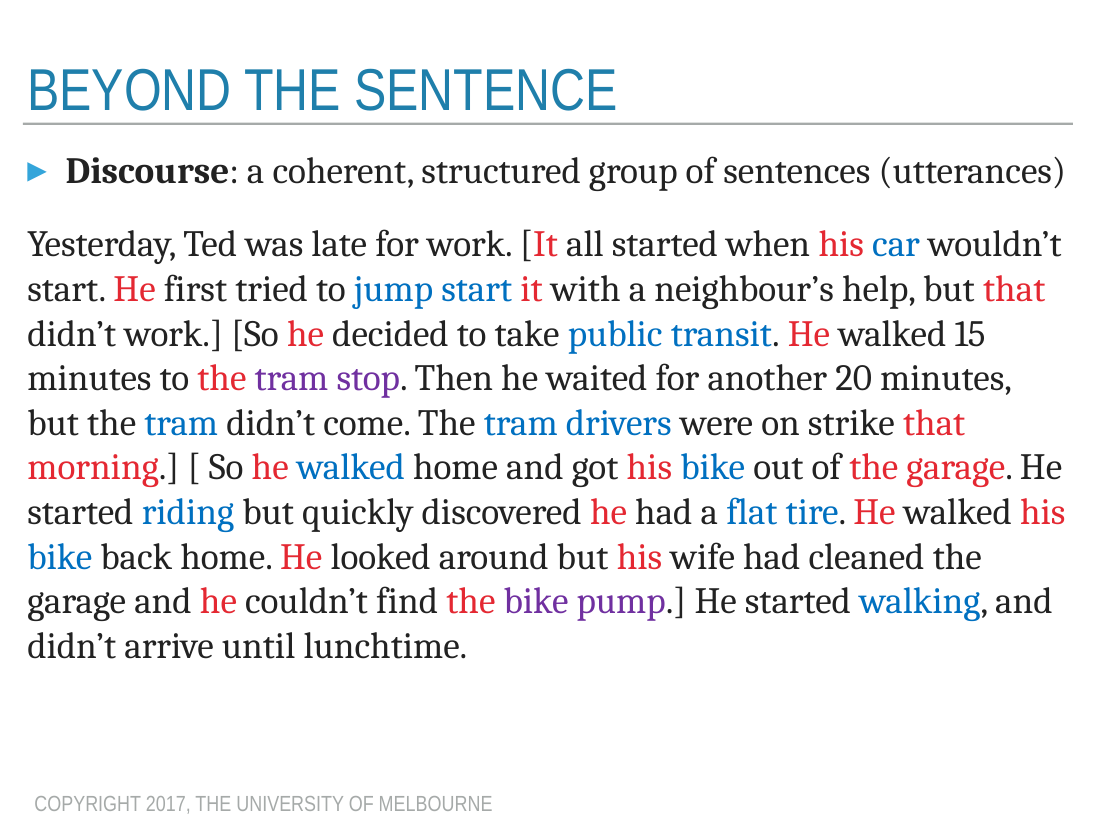
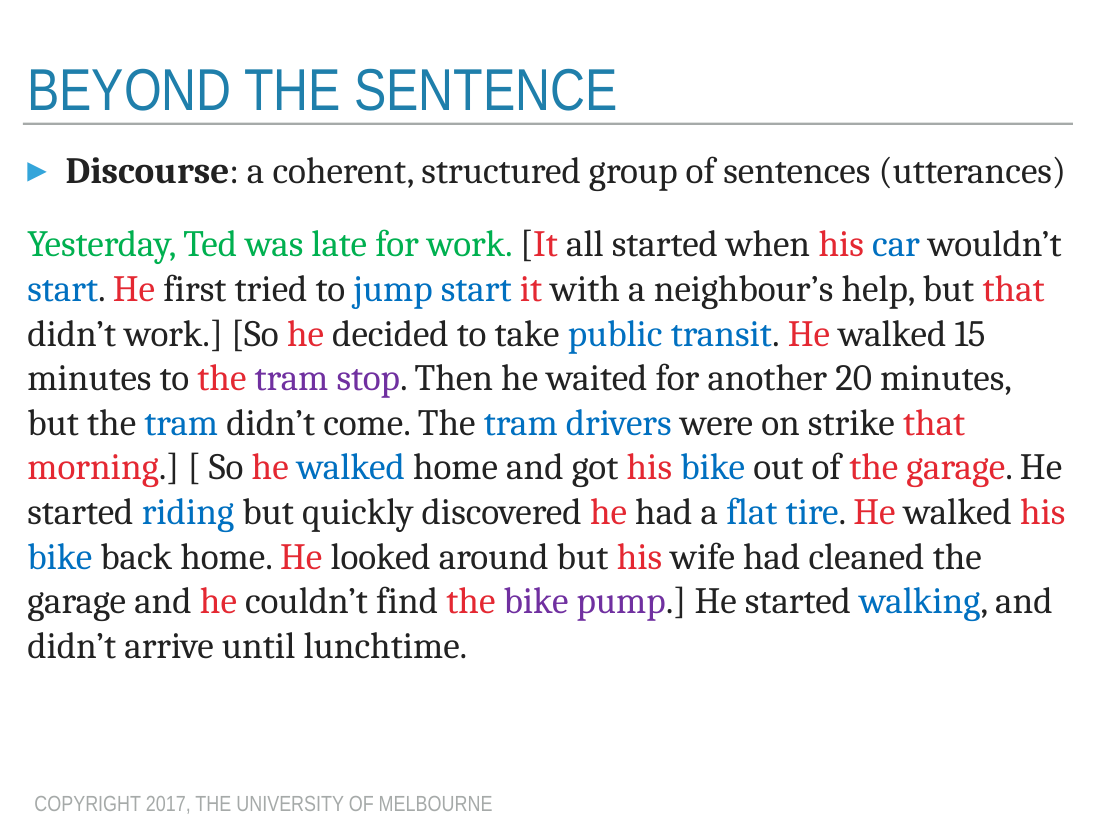
Before and after one commit to trevorcohn/comp90042, a slide deck: slide 2 of slides/WSTA_L13_discourse.pptx. Drawn at 1120x840 pixels with LibreOffice and Linux fonts; fonts in the diff are those of the drawing. Boxes give left, top, right and bottom in pixels: in the first picture for what was removed or moved away, otherwise in the second. Text is boxed around its words. In the diff, an @@ line names an element or a change of style, - is before the commit and + after.

```diff
--- a/slides/WSTA_L13_discourse.pptx
+++ b/slides/WSTA_L13_discourse.pptx
@@ text at box(27, 229, 1065, 659): text colour #222222 to #00B050 in "Yesterday, Ted was late for work."; text colour #222222 to #0070C0 in "start." @@
```
Also in this commit, not shown: 11 other slides changed, 8 slides added, 2 other files.
